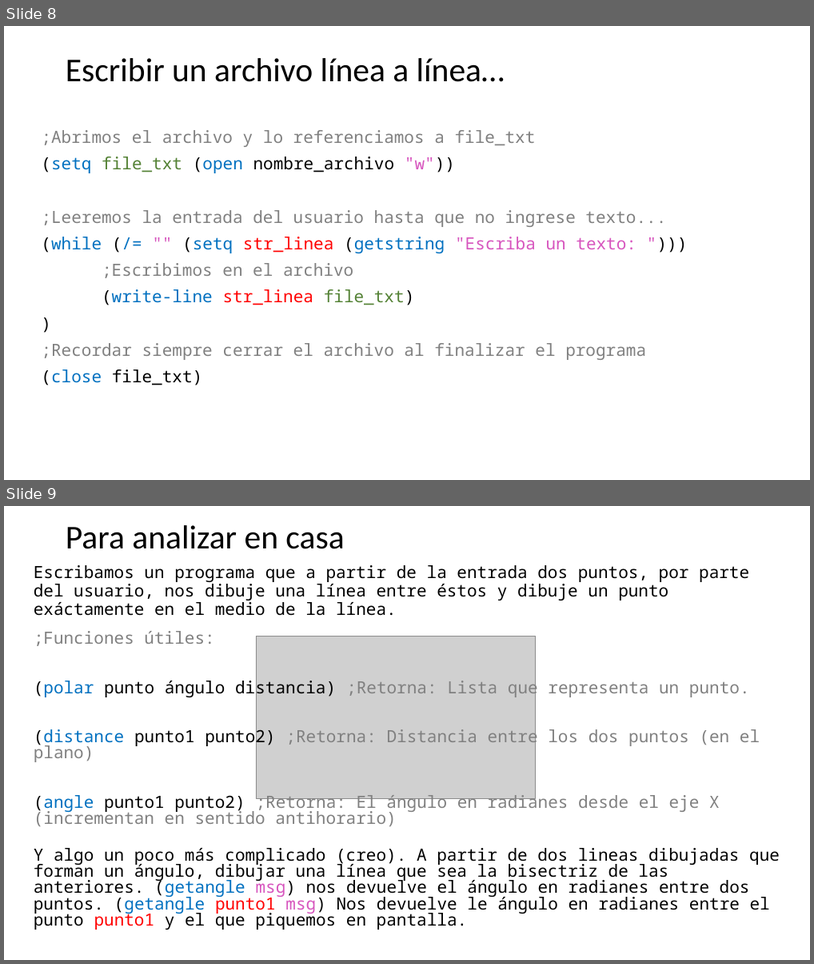
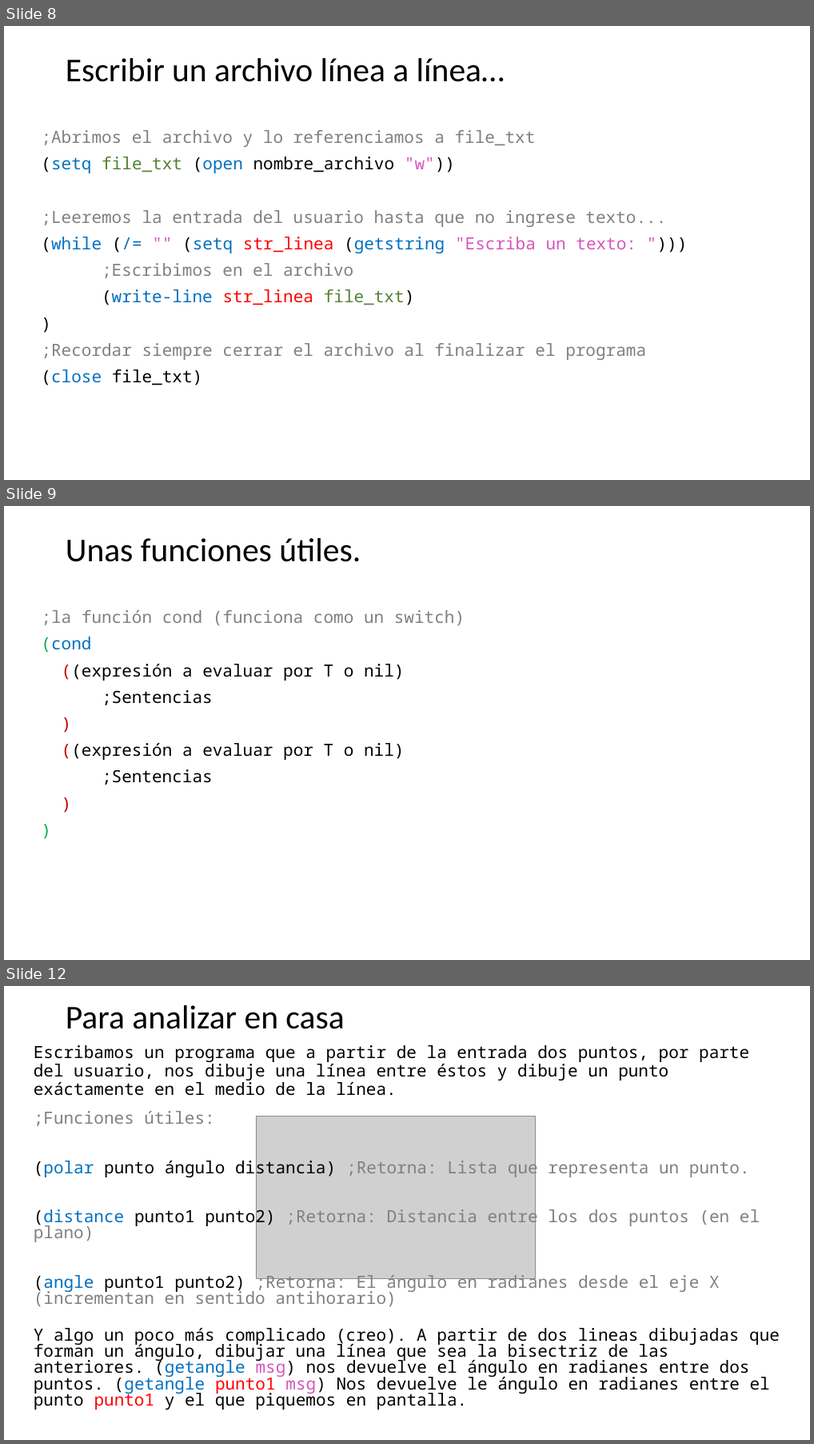
Before and after one commit to diegomcas/curso_autolisp, a slide deck: Curso de Autolisp_Clase05.pptx. Shown one above the other, each under a label of ours: slides 8 and 9 before the commit, slides 8, 9 and 12 after it; the slides between them are not shown. The pictures are 814x964 and 814x1444 pixels, drawn with LibreOffice and Linux fonts; fonts in the diff are those of the drawing; grey boxes stand for pictures. Boxes give left, top, right and bottom in pixels: in the first picture for what was removed or moved away, otherwise in the second. Text is boxed around its words. In the diff, an @@ line names an element or a change of style, - is before the commit and + after.

```diff
--- a/Curso de Autolisp_Clase05.pptx
+++ b/Curso de Autolisp_Clase05.pptx
@@ slide 9 added at bbox=[4, 506, 810, 960], background #FFFFFF @@
@@ title added at bbox=[66, 538, 361, 562], 39.6 pt, text #000000 @@
+Unas funciones útiles.
@@ text added at bbox=[41, 610, 465, 784], 20 pt, text #000000 @@
+;la función cond (funciona como un switch)
+(cond
+((expresión a evaluar por T o nil)
+;Sentencias
+)
+((expresión a evaluar por T o nil)
+;Sentencias
+)
+)
@@ what was slide 9 is now slide 12 @@
```
Also in this commit, not shown: 2 other slides added.
